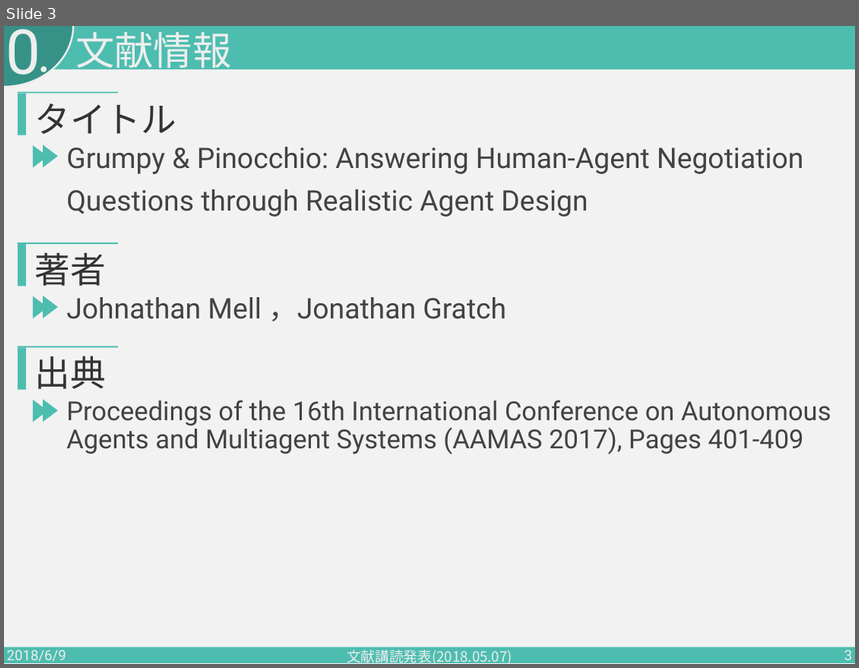
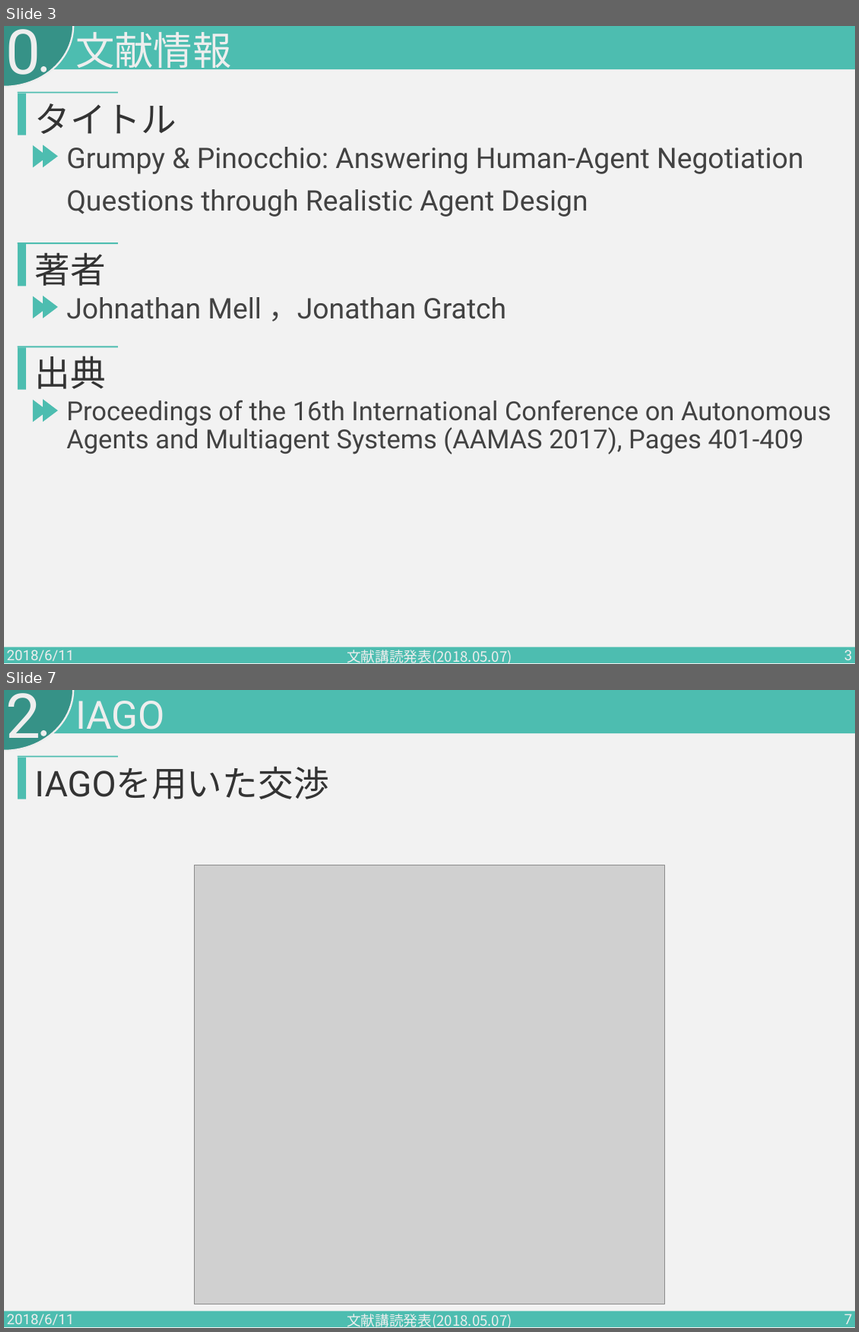
Before and after one commit to PajamaDrive/presentation, a slide deck: presentation_2nd.pptx. Shown one above the other, each under a label of ours: slide 3 before the commit, slides 3 and 7 after it; the slides between them are not shown. The pictures are 859x668 and 859x1332 pixels, drawn with LibreOffice and Linux fonts; fonts in the diff are those of the drawing; grey boxes stand for pictures. Boxes give left, top, right and bottom in pixels: in the first picture for what was removed or moved away, otherwise in the second. Text is boxed around its words. In the diff, an @@ line names an element or a change of style, - is before the commit and + after.

```diff
--- a/presentation_2nd.pptx
+++ b/presentation_2nd.pptx
@@ slide 7 added at [4, 690, 855, 1328], background #F2F2F2; not listed: 4 template elements that a slide beside it also shows @@
@@ text added at [6, 693, 40, 753], 105 pt, text #EEEEEE @@
+2
@@ text added at [75, 701, 165, 739], 66 pt, text #EEEEEE @@
+IAGO
@@ rectangle added at [18, 757, 26, 799], fill #4DBDB0 @@
@@ rectangle added at [18, 756, 118, 758], fill #4DBDB0 @@
@@ text added at [34, 766, 329, 799], 60 pt, text #333333 @@
+IAGOを用いた交渉
@@ picture added at [194, 865, 665, 1304] @@
@@ text added at [7, 1314, 75, 1328], 24 pt, text #EEEEEE @@
+2018/6/11
@@ text added at [347, 1314, 512, 1328], 24 pt, text #EEEEEE @@
+文献講読発表(2018.05.07)
@@ page number added at [845, 1314, 852, 1328], 24 pt, text #EEEEEE @@
+7
@@ slide 3 changed as well @@
@@ text at [7, 650, 75, 664]: text changed @@
-2018/6/9
+2018/6/11
```
Also in this commit, not shown: 32 other slides changed, 3 other slides added.
